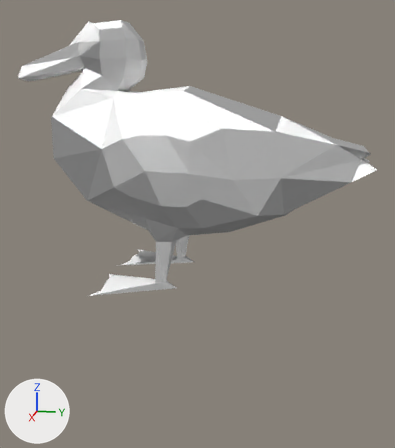
The Blender file Modelle/duck_female_Papier.blend, before and after one commit.
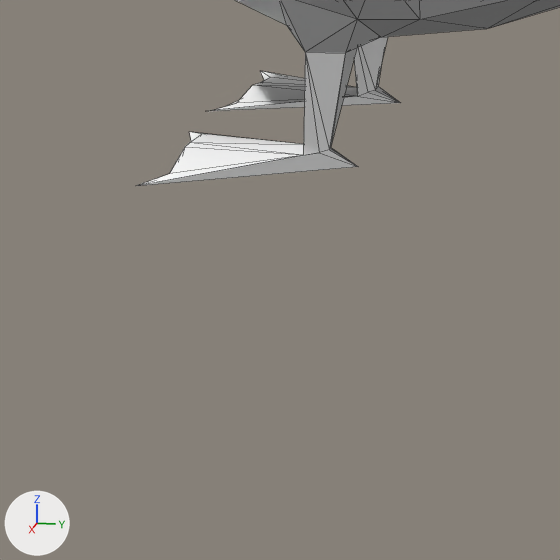
Old and new are each drawn whole from a 50 mm camera at (19.36, 5.11, 17.48) aimed at (-2.63, 0.71, 11.98) and again close up on the part from 8% to 66% of the width and 49% to 100% of the height. The lights are fixed; the arrows at lower left show +X, +Y and +Z. The close-ups show mesh edges as thin lines.

Before the edit, the objects in view are built like this:
```python
me_plane_001 = bpy.data.meshes.new('Plane.001')
me_plane_001.from_pydata(...)  # 192 vertices, 370 faces; spans x -5.28..3.88, y -4.95..7.76, z -2.87..2.88
me_plane_001.materials.append(mat_ducktexture)  # its picture is missing
ob_plane_002 = bpy.data.objects.new('Plane.002', me_plane_001)
ob_plane_002.location = (0.0, -0.44, 14.53)
ob_plane_002.rotation_euler = (0.0, 1.571, 0.0)  # degrees (0, 90, 0)
```
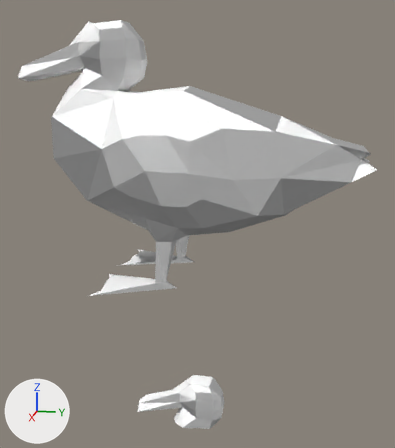
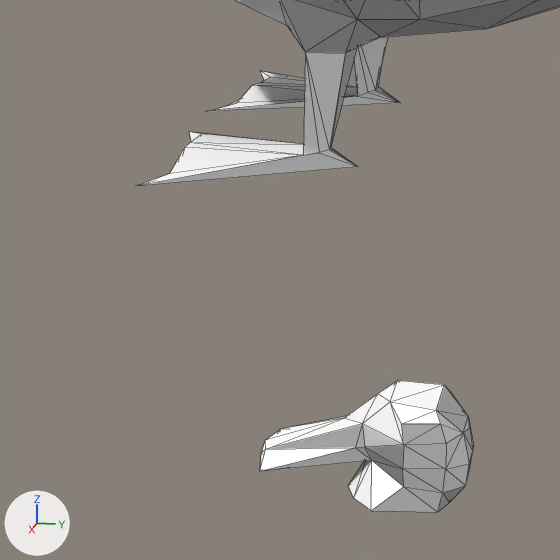
What differs and where, as boxes [x1, y1, x2, y2] in the close-ups (560 x 560 px):
'Plane.000', added
    after: [260, 380, 474, 512]

The change, as a list of edits to the scene's bpy script:
```text
Add me_plane_000:
    me_plane_000.from_pydata(...)  # 55 vertices, 99 faces; spans x -1.17..1.28, y -2.38..2.38, z -0.87..0.87
    me_plane_000.materials.append(mat_ducktexture)  # its picture is missing
Add ob_plane_000:
    ob_plane_000 = bpy.data.objects.new('Plane.000', me_plane_000)
    ob_plane_000.location = (-6.36, -0.98, 1.39)
    ob_plane_000.rotation_euler = (0.0, 1.571, 0.0)  # degrees (0, 90, 0)
```
